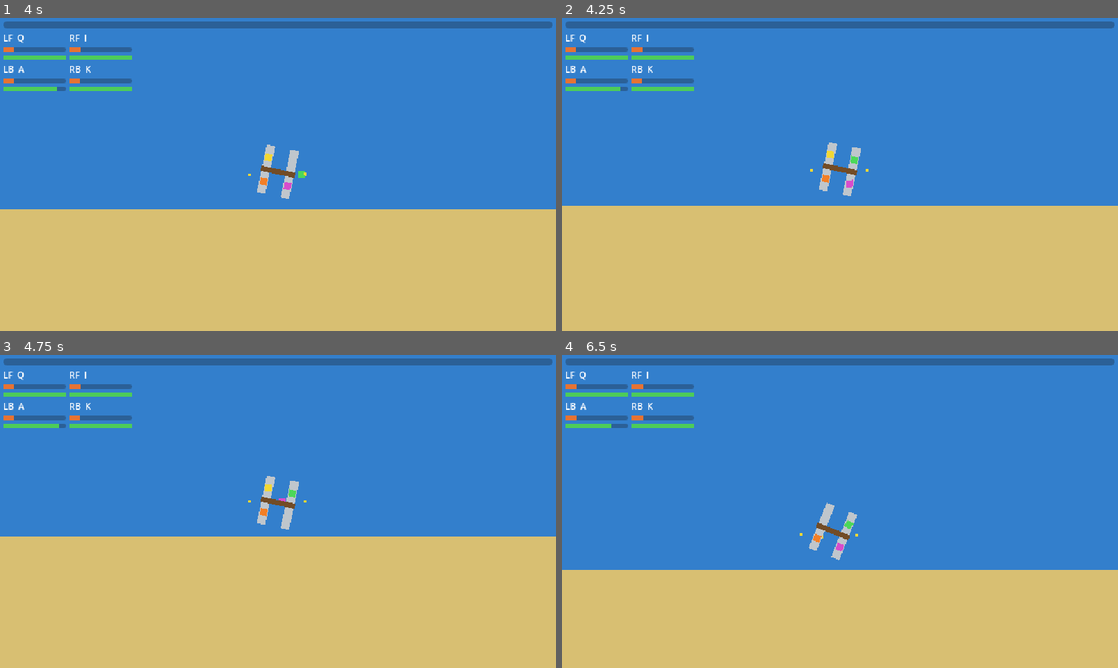
Above: before the commit, frames 1-4 (two rows, left to right).
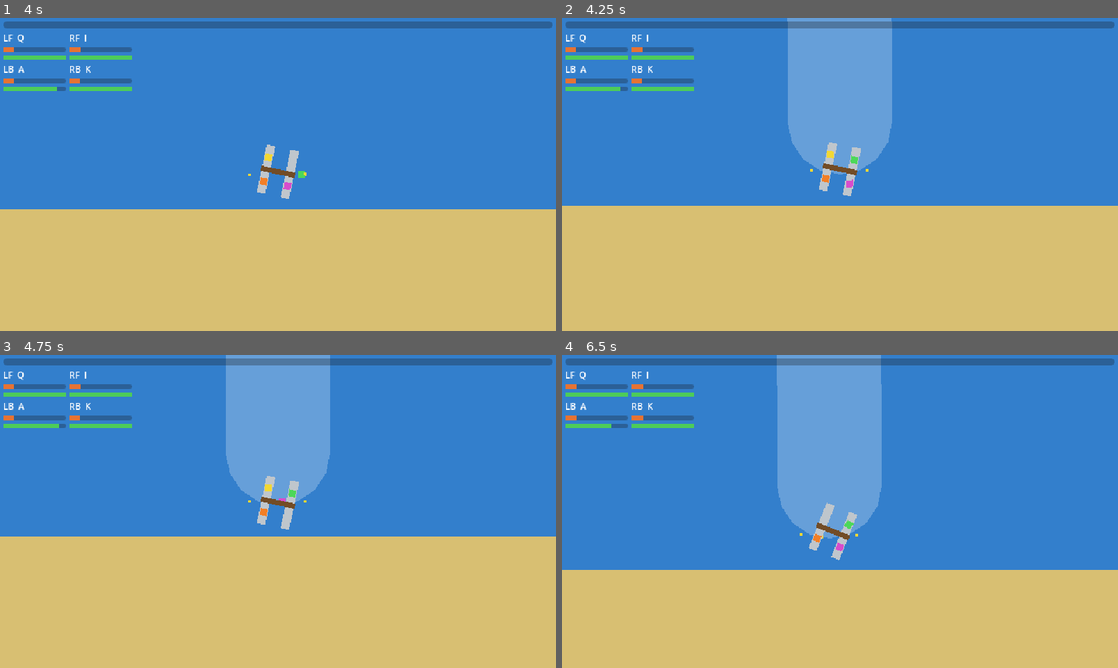
Above: after the commit, the same moments.

Repository: Freakling/PKSEI
Game: Godot game, scene res://scenes/main.tscn
Same seed, same stepped clock (60 frames per second), same inputs: the game is played once before the commit and once after it.
Inputs:
- Up to frame 1 (4 s): hold F6 (debug_beer_right) 0.53-1.28 s; tap Enter at 1.25 s; hold A (stroke_left_back) 1.28-2.03 s; hold F6 (debug_beer_right) 2.03-3.53 s; hold F5 (debug_beer_left) from 3.53 s (still down)
- Up to frame 2 (4.25 s): keep holding F5 (debug_beer_left); tap F7 (debug_toggle_path, bound only after the commit) at 4.15 s
- Up to frame 3 (4.75 s): keep holding F5 (debug_beer_left)
- Up to frame 4 (6.5 s): release F5 (debug_beer_left) at 5.03 s; hold A (stroke_left_back) 5.03-5.78 s; hold F6 (debug_beer_right) from 5.78 s (still down)

Frame 1 is identical in both runs. In frame 2, 8.3% of the frame differs, in the area x 40-60%, y 0-50%; in frame 3, 8.0%; in frame 4, 9.9%, in the area x 38-58%, y 0-59%.

Commit message:
feat: debug overlay draws the guaranteed path (T39)
A translucent Line2D of path_width follows the corridor from the
launch margin to the island, filled from the attempt's seed in debug
builds only and toggled with F7.

Co-Authored-By: Claude Fable 5.1 <noreply@anthropic.com>

Diff:
--- a/project.godot
+++ b/project.godot
@@ -63,6 +63,11 @@
 "events": [Object(InputEventKey,"resource_local_to_scene":false,"resource_name":"","device":-1,"window_id":0,"alt_press …(195 unchanged characters)…
 ]
 }
+debug_toggle_path={
+"deadzone": 0.5,
+"events": [Object(InputEventKey,"resource_local_to_scene":false,"resource_name":"","device":-1,"window_id":0,"alt_pressed":false,"shift_pressed":false,"ctrl_pressed":false,"meta_pressed":false,"pressed":false,"keycode":0,"physical_keycode":4194338,"key_label":0,"unicode":0,"location":0,"echo":false,"script":null)
+]
+}
 
 [rendering]
 
--- a/scenes/lake.tscn
+++ b/scenes/lake.tscn
@@ -19,6 +19,13 @@
 [node name="Water" type="Polygon2D" parent="Visual"]
 color = Color(0.2, 0.5, 0.8, 1)
 polygon = PackedVector2Array(-3000, -4000, 3000, -4000, 3000, 400, -3000, 400)
+
+[node name="PathOverlay" type="Line2D" parent="Visual"]
+visible = false
+default_color = Color(1, 1, 1, 0.25)
+joint_mode = 2
+begin_cap_mode = 2
+end_cap_mode = 2
 
 [node name="Swimmers" type="Node2D" parent="Visual"]
 
--- a/scripts/lake.gd
+++ b/scripts/lake.gd
@@ -16,8 +16,16 @@
 ## start and again after each shore reset (the seed stays, so the same lake comes back), each scene
 ## handed its HazardSpec, and none moves or comes back once it is placed. No rules and no
 ## randomness live here: the plan is Hazards'.
+##
+## Debug builds only (the gate is _debug_tools): PathOverlay under Visual draws the corridor the
+## hazards keep clear, for tuning path_width and path_wander by eye. It is filled when the hazards
+## are placed, so it follows the attempt's seed, and F7 (debug_toggle_path) shows or hides it. In
+## release builds it stays hidden and empty.
 
 const TUNING: LakeTuning = preload("res://data/lake_tuning.tres") as LakeTuning
+const DEBUG_PATH_ACTION: StringName = &"debug_toggle_path"
+## Points the debug overlay samples per band of the corridor (the band's edges are among them).
+const PATH_OVERLAY_STEPS: int = 4
 const GUY_SIZE: float = 4.0
 const BEER_SIZE: float = 1.5
 const BEER_COLOUR: Color = Color(0.95, 0.85, 0.2, 1.0)
@@ -43,6 +51,11 @@
 @onready var _island_visual: Node2D = $Island/Visual
 @onready var _swimmers: Node2D = $Visual/Swimmers
 @onready var _hazards: Node2D = $Hazards
+@onready var _path_overlay: Line2D = $Visual/PathOverlay
+
+## Debug tools (the debug overlay, the F5/F6-style keys) exist only in debug builds and when the
+## dev_tools feature is set; release builds never read them.
+var _debug_tools: bool = OS.is_debug_build() or OS.has_feature("dev_tools")
 
 ## Where the boat starts (progress 0) and the island's near edge (progress 1).
 var _start: Vector2 = Vector2.ZERO
@@ -78,6 +91,8 @@
 		RunState.pickup(seat)
 	_show_swimmers(delta)
 	_show_loose_beers()
+	if _debug_tools and Input.is_action_just_pressed(DEBUG_PATH_ACTION):
+		_path_overlay.visible = not _path_overlay.visible
 
 
 ## Sizes the water and the shore to the lake: the water runs from the shore line up past the
@@ -101,13 +116,14 @@
 
 ## Replaces the hazards with this attempt's as launched: the whole plan for RunState.lake_seed.
 ## The old ones leave the tree at once, not at queue_free's deferred time, so only the new ones
-## are in it. Debug builds print the seed, so a lake can be had again.
+## are in it. Debug builds print the seed, so a lake can be had again, and fill the path overlay.
 func _spawn_hazards() -> void:
 	for child: Node in _hazards.get_children():
 		_hazards.remove_child(child)
 		child.queue_free()
-	if OS.is_debug_build() or OS.has_feature("dev_tools"):
+	if _debug_tools:
 		print("lake seed %d" % RunState.lake_seed)
+		_fill_path_overlay()
 	for placement: Hazards.Placement in Hazards.plan(TUNING, RunState.lake_seed):
 		var spec: HazardSpec = TUNING.hazards[placement.spec]
 		if spec.scene == null:
@@ -116,6 +132,25 @@
 		hazard.position = placement.position
 		hazard.set(&"spec", spec)
 		_hazards.add_child(hazard)
+
+
+## Debug only: the overlay's centre line, from the launch margin to the island's near edge, with
+## PATH_OVERLAY_STEPS points per band, so it bends where Hazards' corridor does. The corridor's
+## centres are drawn once for the attempt's seed (corridor_at, the same values corridor_x gives).
+## The overlay is drawn at path_width, so its strip is the corridor.
+func _fill_path_overlay() -> void:
+	var bands: int = Hazards.band_count(TUNING)
+	var points: PackedVector2Array = PackedVector2Array()
+	if bands > 0:
+		var centers: PackedFloat64Array = Hazards.path_centers(TUNING, RunState.lake_seed)
+		var launch: float = TUNING.launch_margin
+		var far: float = Hazards.far_edge(TUNING)
+		var steps: int = bands * PATH_OVERLAY_STEPS
+		for i: int in steps + 1:
+			var distance: float = lerpf(launch, far, float(i) / float(steps))
+			points.append(Vector2(Hazards.corridor_at(TUNING, centers, -distance), -distance))
+	_path_overlay.width = TUNING.path_width
+	_path_overlay.points = points
 
 
 ## Whether the boat slid against the shore last frame.
Not shown, changed: AGENTS.md
Not shown, changed: TASKS.md
